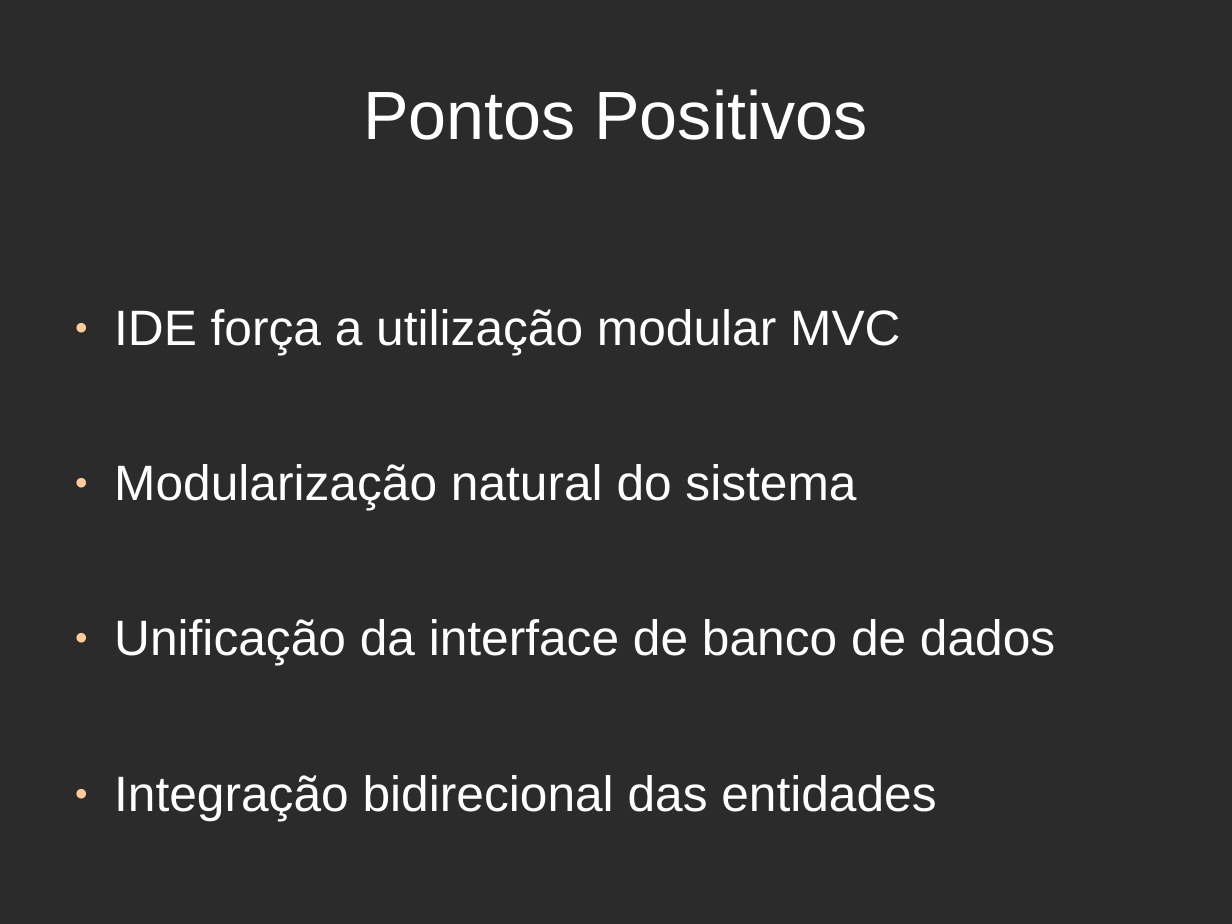
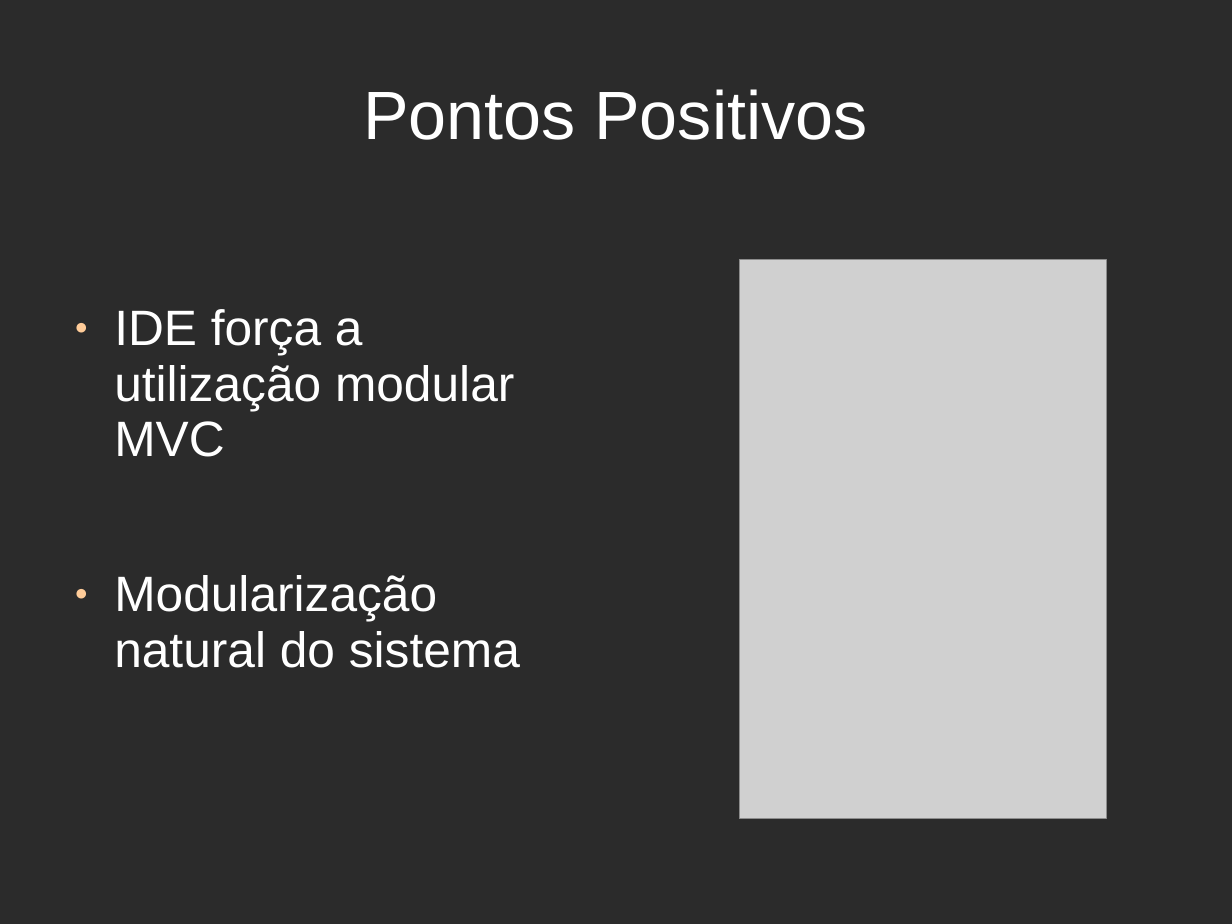
Before and after one commit to icoutinho/BarShowroom, a slide deck: slide 2 of barshowroom.ppt. Drawn at 1232x924 pixels with LibreOffice and Linux fonts; fonts in the diff are those of the drawing; grey boxes stand for pictures; background and template pictures are left out; a plain dark background stands for a picture behind light text. Boxes give left, top, right and bottom in pixels: in the first picture for what was removed or moved away, otherwise in the second. Text is boxed around its words. In the diff, an @@ line names an element or a change of style, - is before the commit and + after.

Commit message:
some ppt updates

```diff
--- a/barshowroom.ppt
+++ b/barshowroom.ppt
@@ picture added at (739,259,1107,818) @@
@@ text at (114,619,1055,820): paragraphs removed @@
-● Unificação da interface de banco de dados
-● Integração bidirecional das entidades
```
Also in this commit, not shown: 3 slides added, 1 other file.
